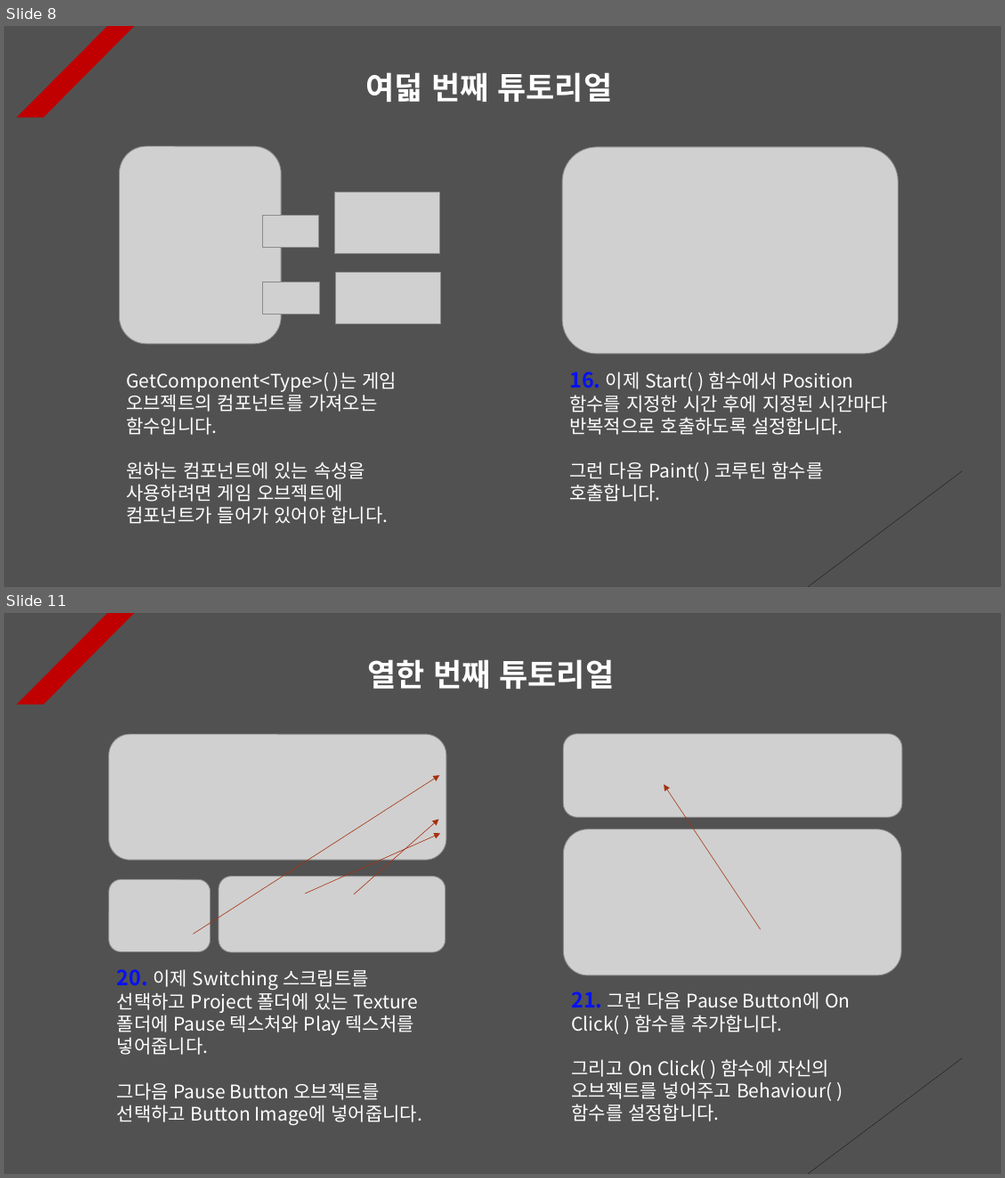
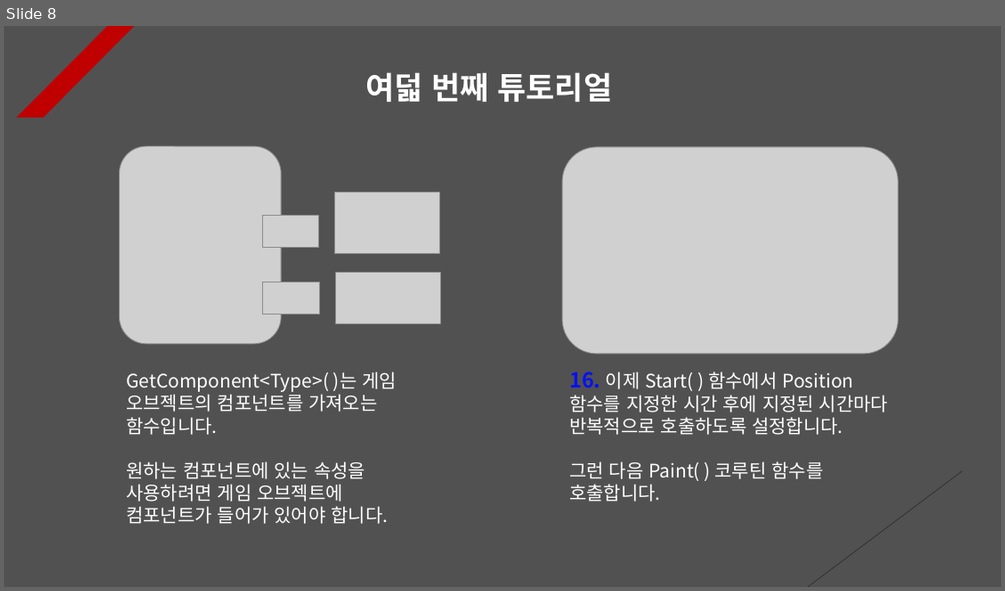
Before and after one commit to Unity2033/3D-UnityEngine, a slide deck: Assets/Class/Joint/PPT Data/Joint Example.pptx. Shown one above the other, each under a label of ours: slides 8 and 11 before the commit, slide 8 after it; the slides between them are not shown. The pictures are 1005x1178 and 1005x591 pixels, drawn with LibreOffice and Linux fonts; fonts in the diff are those of the drawing; grey boxes stand for pictures. Boxes give left, top, right and bottom in pixels: in the first picture for what was removed or moved away, otherwise in the second. Text is boxed around its words. In the diff, an @@ line names an element or a change of style, - is before the commit and + after.

```diff
--- a/Assets/Class/Joint/PPT Data/Joint Example.pptx
+++ b/Assets/Class/Joint/PPT Data/Joint Example.pptx
@@ slide 11 removed at <box>4,613,1001,1174</box>, background #515151; not listed: 2 template elements that a slide beside it also shows @@
@@ text removed at <box>367,659,615,689</box> @@
-열한 번째 튜토리얼
@@ picture removed at <box>109,734,446,860</box> @@
@@ picture removed at <box>563,733,902,817</box> @@
@@ arrow removed from (194, 933) to (440, 775) @@
@@ arrow removed from (760, 929) to (663, 784) @@
@@ arrow removed from (354, 894) to (439, 819) @@
@@ arrow removed from (306, 893) to (440, 834) @@
@@ picture removed at <box>563,829,901,975</box> @@
@@ picture removed at <box>109,879,210,952</box> @@
@@ picture removed at <box>218,876,445,952</box> @@
@@ text removed at <box>117,969,422,1125</box> @@
-20. 이제 Switching 스크립트를 선택하고 Project 폴더에 있는 Texture 폴더에 Pause 텍스처와 Play 텍스처를 넣어줍니다.
-그다음 Pause Button 오브젝트를 선택하고 Button Image에 넣어줍니다.
@@ text removed at <box>571,991,850,1121</box> @@
-21. 그런 다음 Pause Button에 On Click( ) 함수를 추가합니다.
-그리고 On Click( ) 함수에 자신의 오브젝트를 넣어주고 Behaviour( ) 함수를 설정합니다.
```
Also in this commit, not shown: 2 other slides removed, 14 other files.
